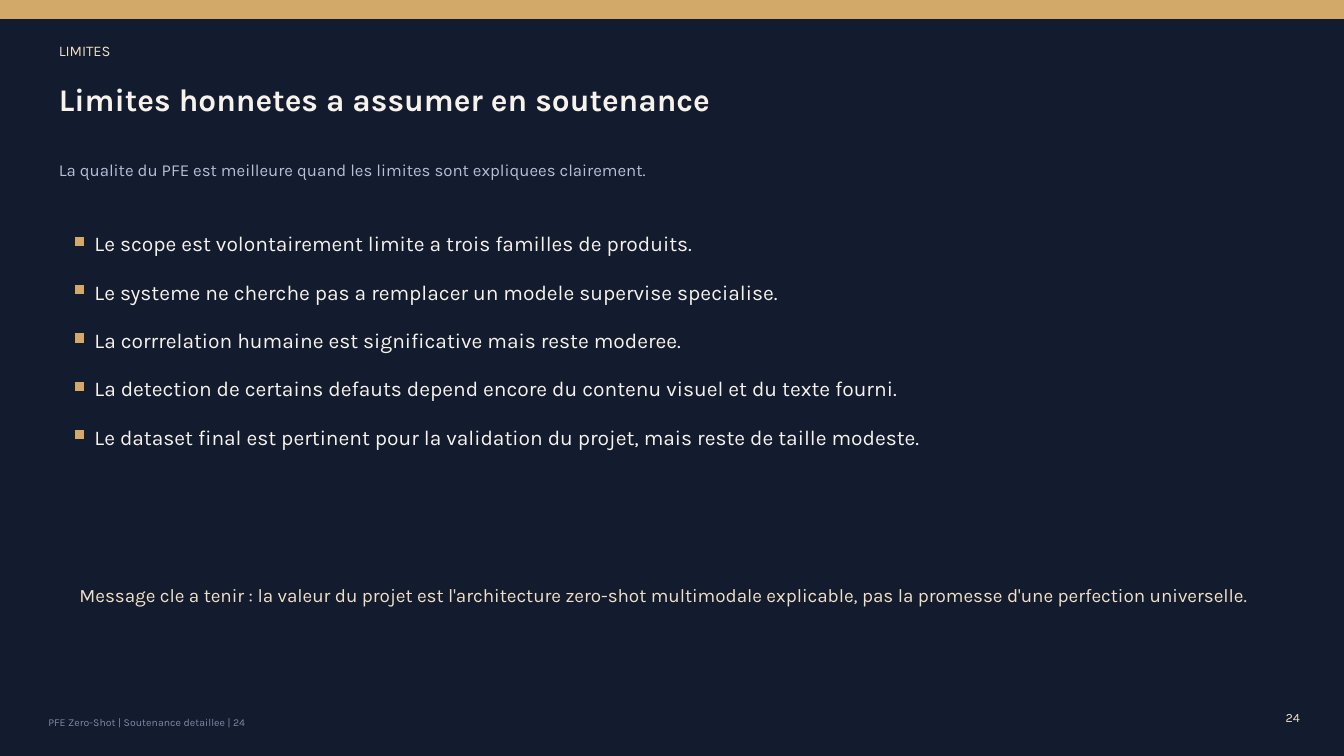
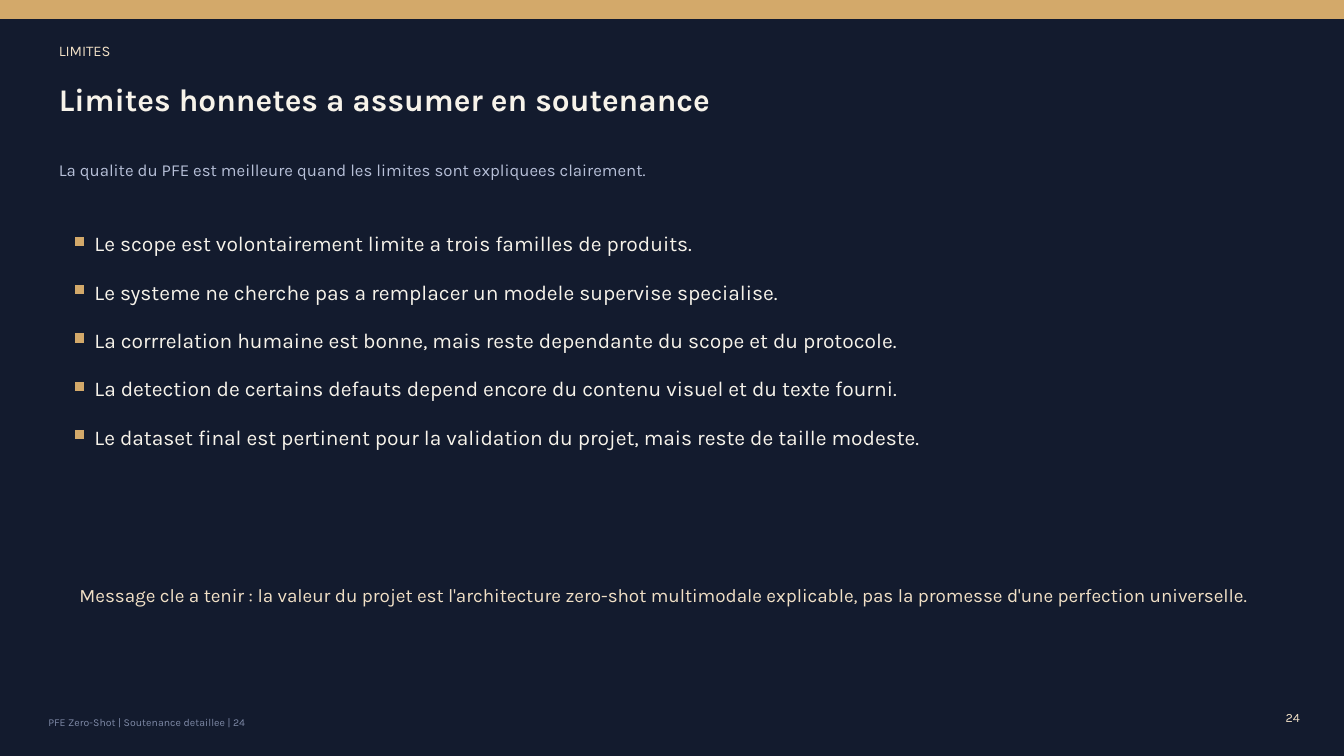
Before and after one commit to d0uaee/ecommerce-image-quality-cv, a slide deck: slide 24 of deliverables/presentation_soutenance_pfe_zero_shot_1h.pptx. Drawn at 1344x756 pixels with LibreOffice and Linux fonts; fonts in the diff are those of the drawing. Boxes give left, top, right and bottom in pixels: in the first picture for what was removed or moved away, otherwise in the second. Text is boxed around its words. In the diff, an @@ line names an element or a change of style, - is before the commit and + after.

```diff
--- a/deliverables/presentation_soutenance_pfe_zero_shot_1h.pptx
+++ b/deliverables/presentation_soutenance_pfe_zero_shot_1h.pptx
@@ text at (94, 333, 896, 353): text changed @@
-La corrrelation humaine est significative mais reste moderee.
+La corrrelation humaine est bonne, mais reste dependante du scope et du protocole.
```
Also in this commit, not shown: 1 other slide changed.
